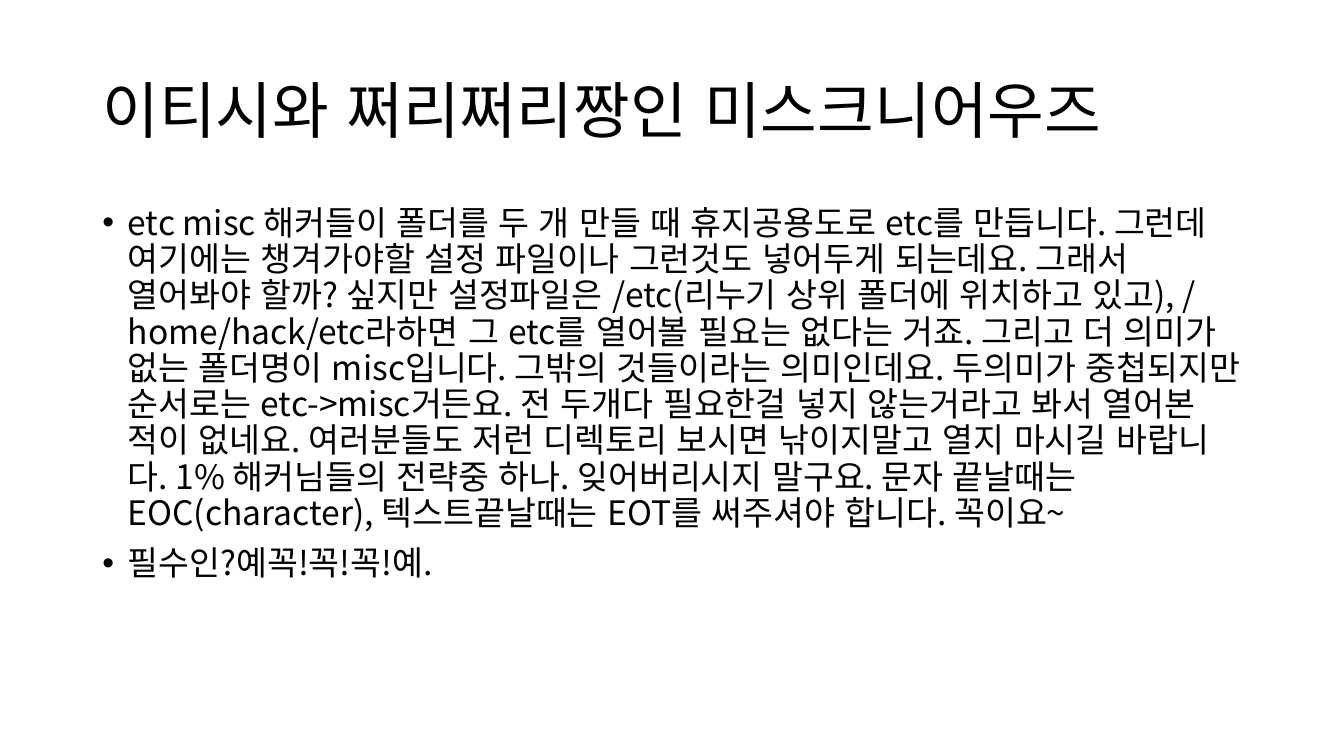
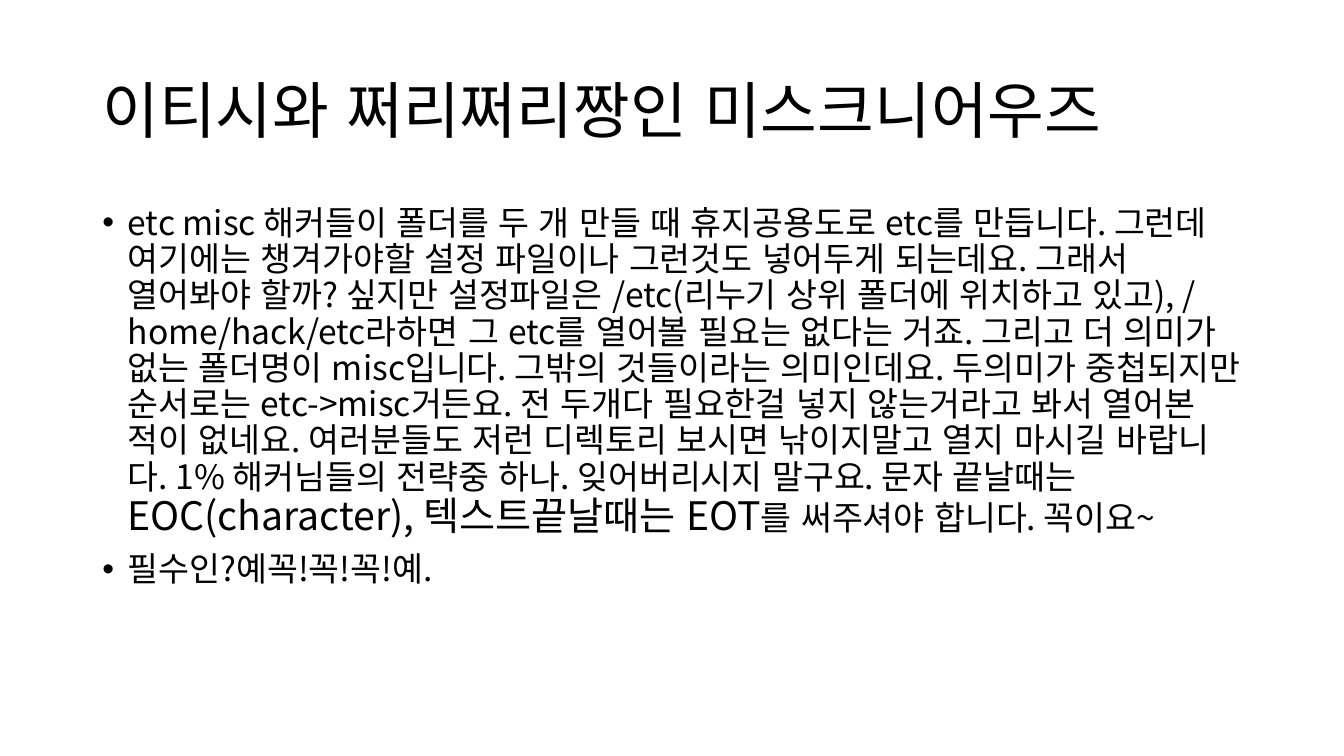
Before and after one commit to tkopppop/CveSs, a slide deck: slide 6 of 바이너리디핑론과부가적해킹기법들소개.pptx. Drawn at 1344x756 pixels with LibreOffice and Linux fonts; fonts in the diff are those of the drawing. Boxes give left, top, right and bottom in pixels: in the first picture for what was removed or moved away, otherwise in the second. Text is boxed around its words. In the diff, an @@ line names an element or a change of style, - is before the commit and + after.

```diff
--- a/바이너리디핑론과부가적해킹기법들소개.pptx
+++ b/바이너리디핑론과부가적해킹기법들소개.pptx
@@ text at [128, 207, 1240, 538]: size 24 to 28 pt in "EOC(character), 텍스트끝날때는 EOT를" @@
```
Also in this commit, not shown: 7 other slides changed, 1 slide added.
